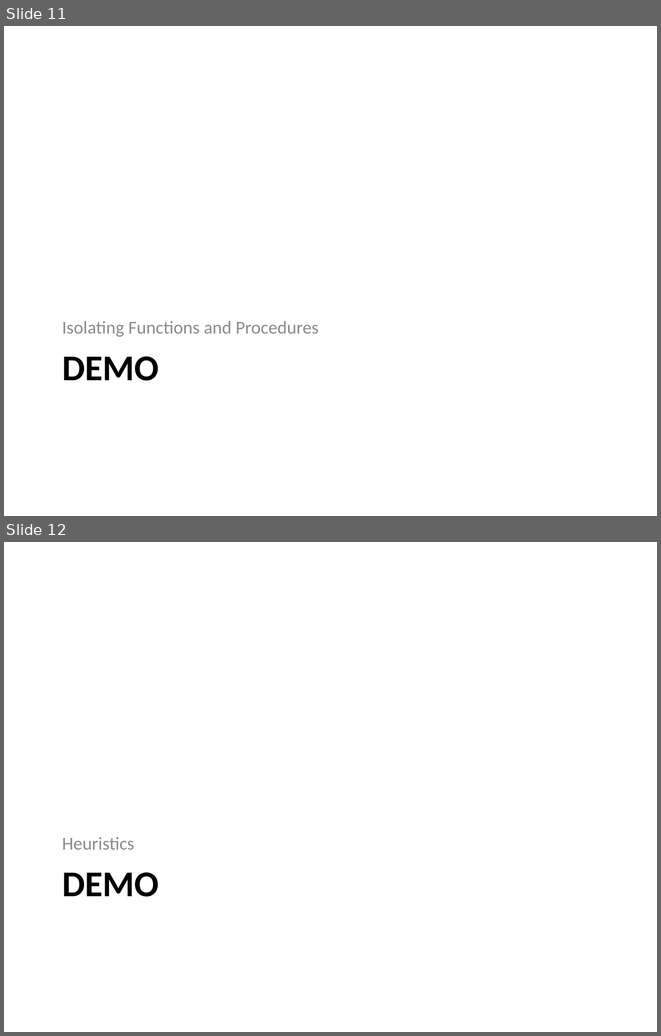
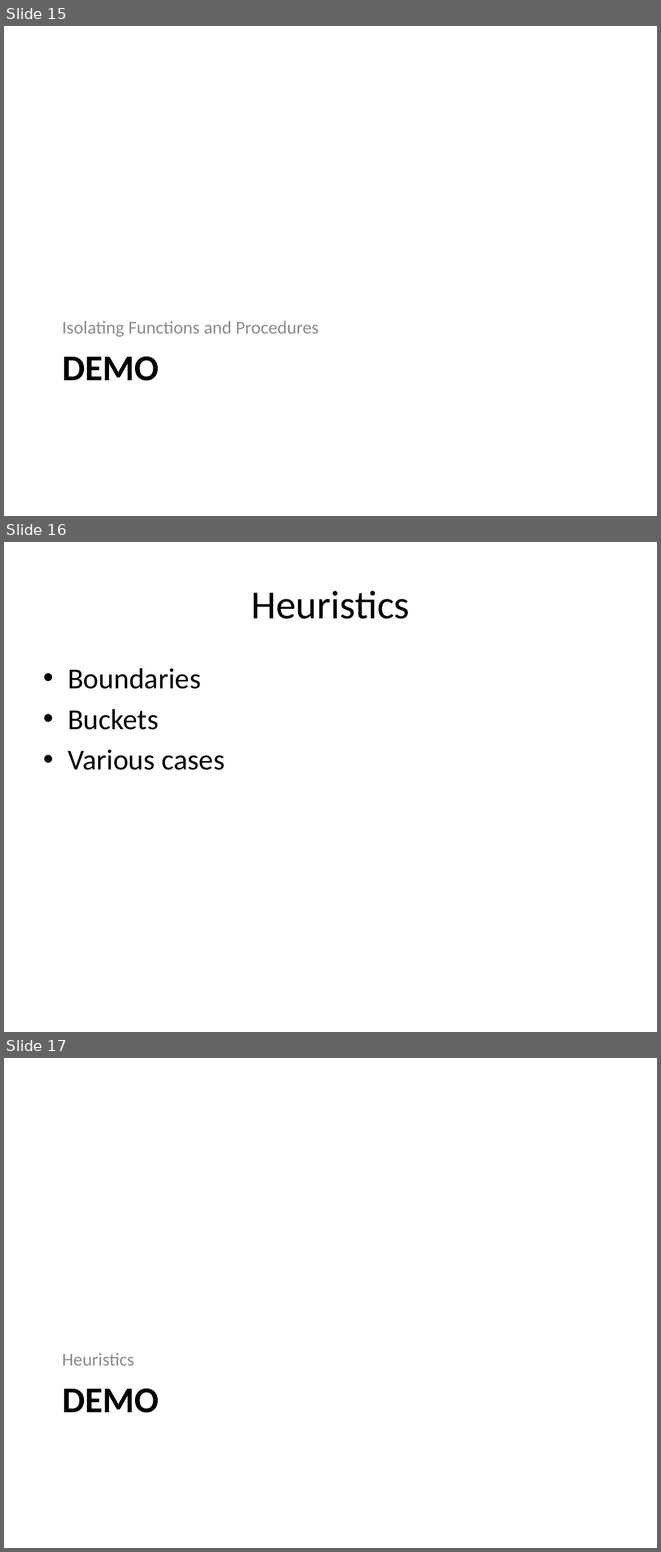
Before and after one commit to way0utwest/TestingT-SQLMadeEasy, a slide deck: TestingT-SQLMadeEasy.pptx. Shown one above the other, each under a label of ours: slides 11 and 12 before the commit, slides 15, 16 and 17 after it. The pictures are 661x1036 and 661x1552 pixels, drawn with LibreOffice and Linux fonts; fonts in the diff are those of the drawing. Boxes give left, top, right and bottom in pixels: in the first picture for what was removed or moved away, otherwise in the second. Text is boxed around its words. In the diff, an @@ line names an element or a change of style, - is before the commit and + after.

```diff
--- a/TestingT-SQLMadeEasy.pptx
+++ b/TestingT-SQLMadeEasy.pptx
@@ slide 16 added at (4, 542, 657, 1032), background #FFFFFF @@
@@ title added at (251, 591, 409, 619), 44 pt, text #000000 @@
+Heuristics
@@ text added at (68, 668, 224, 770), 32 pt, text #000000 @@
+• Boundaries
+• Buckets
+• Various cases
@@ what was slide 11 is now slide 15 @@
@@ what was slide 12 is now slide 17 @@
```
Also in this commit, not shown: 4 other slides added.
